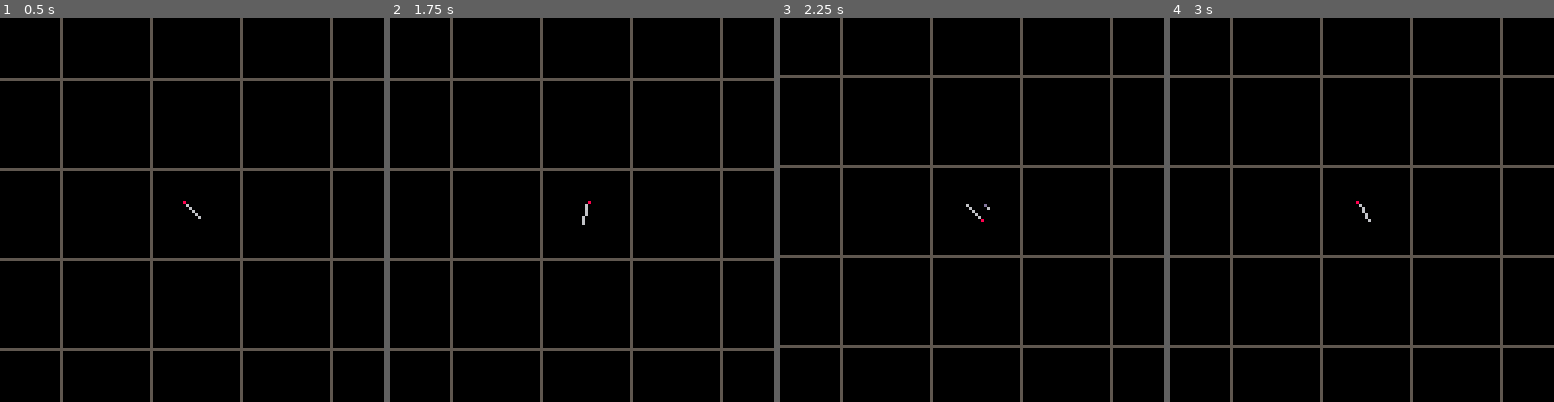
Above: before the commit, frames 1-4 (left to right).
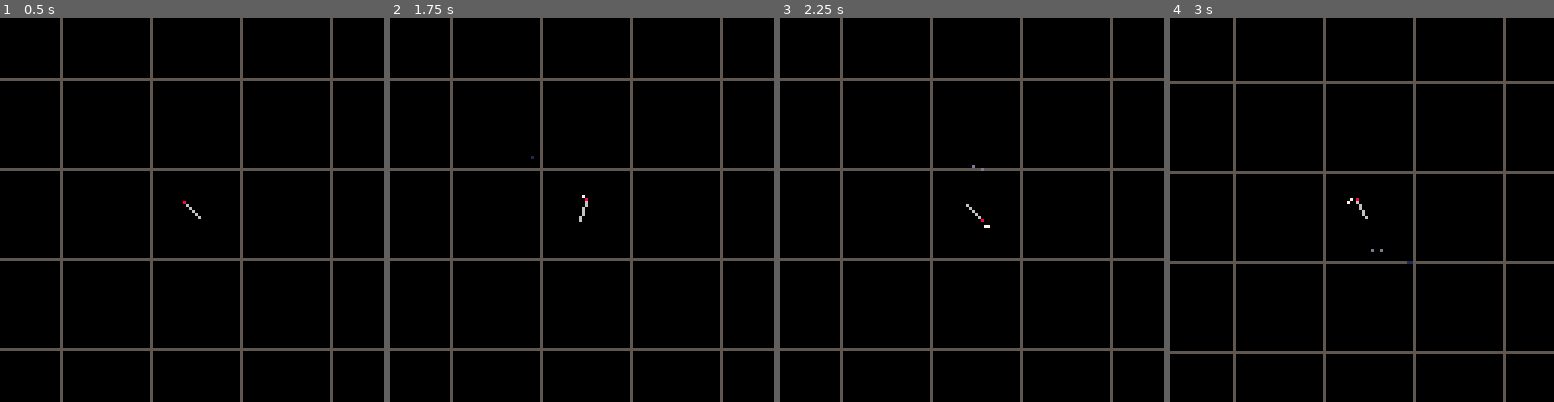
Above: after the commit, the same moments.

Repository: hlship/pico-8
Game: PICO-8 cartridge escape-clause.p8
Same seed, same stepped clock (60 frames per second), same inputs: the game is played once before the commit and once after it.
Inputs:
- Up to frame 1 (0.5 s): tap X (X key) at 0.33 s
- Up to frame 2 (1.75 s): tap O (Z key) at 0.7, 1.7 s; tap X (X key) at 1.07 s; hold Right from 1.6 s (still down)
- Up to frame 3 (2.25 s): tap X (X key) at 1.85 s; release Right at 2.1 s; tap O (Z key) at 2.1 s
- Up to frame 4 (3 s): hold Right from 2.47 s (still down); tap O (Z key) at 2.5, 2.9 s; tap X (X key) at 2.97 s

Frame 1 is identical in both runs. In frame 2, 0.1% of the frame differs, in the area x 36-53%, y 35-54%; in frame 3, 6.1%; in frame 4, 12%, in the area x 0-100%, y 0-100%.

Commit message:
particles have momentum

Diff:
--- a/escape-clause.p8
+++ b/escape-clause.p8
@@ -8,6 +8,13 @@
     return (1 - t) * l + (t * h)
 end
 
+-- moves t via speed and r
+function vector_move(t)
+    t.x += t.speed * cos(t.r) / 60
+    t.y += t.speed * sin(t.r) / 60
+end
+
+
 -- rather than worry about z-order, we just have different tables
 -- and set render order in code
 
@@ -17,9 +24,11 @@
 -- update methods return true iff sprite/particle/etc. can be deleted
 
 function particle_update(self)
-    if (self.age > 30) return true
+    if (self.age > 60) return true
 
     self.age +=1
+
+    vector_move(self)
 end
 
 -- draw..... methods draw stuff, and return nothing
@@ -29,11 +38,14 @@
     if (self.age>10) c=6
     if (self.age>20) c=13
 
+    if (self.age>40) c=1
+
     pset(self.x, self.y, c)
 end
 
-function new_particle(x, y)
-    return {x=x, y=y, age=0, update=particle_update, draw=particle_draw}
+function new_particle(x, y, speed, r)
+    return {x=x, y=y, age=0, speed=speed, r=r,
+            update=particle_update, draw=particle_draw}
 end
 
 function foreachm(coll, method_name)
@@ -84,9 +96,9 @@
 
     if (btn(➡️)) self.d -= rotspeed
     if (btn(⬅️)) self.d += rotspeed
-    local thrust = btn(❎)
+    local thrust = btn(4)
 
-    if (btn(🅾️)) self.speed = 0
+    if (btn(5)) self.speed = 0
 
     -- Constrain d angle to 0..1
     -- may not be necessary
@@ -100,8 +112,7 @@
 
     --  speed is pixels / frame
 
-    self.x += self.speed * cos(self.r) / 60
-    self.y += self.speed * sin(self.r) / 60
+    vector_move(self)
 
     -- pgap is used to skip frames between emitting a particle
     self.pgap += 1
@@ -109,7 +120,9 @@
     if self.pgap > 1 then
         if thrust then
             add(particles, new_particle(self.x - 4 * cos(self.d),
-                                        self.y - 4 * sin(self.d)))
+                                        self.y - 4 * sin(self.d),
+                                        20,
+                                        self.d + .5))
         end
         self.pgap = 0
     end
